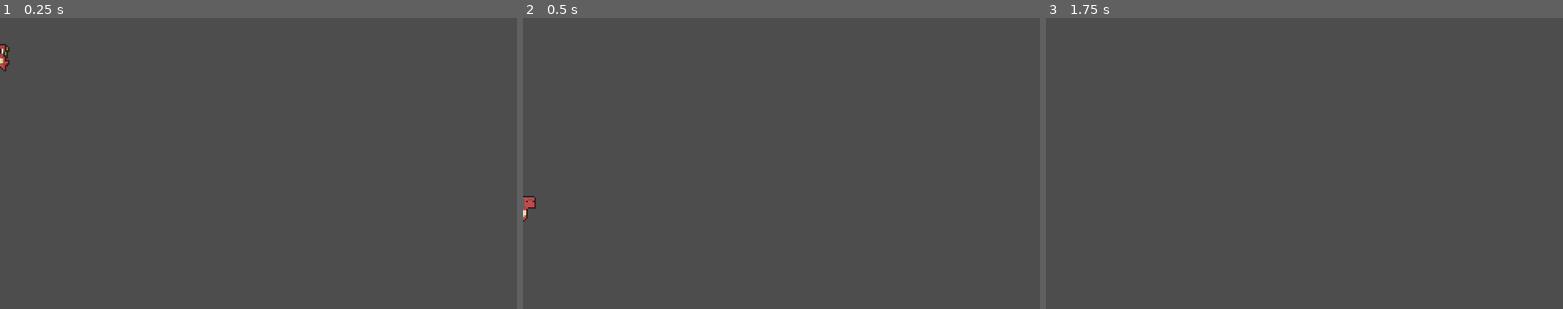
Above: before the commit, frames 1-3 (left to right).
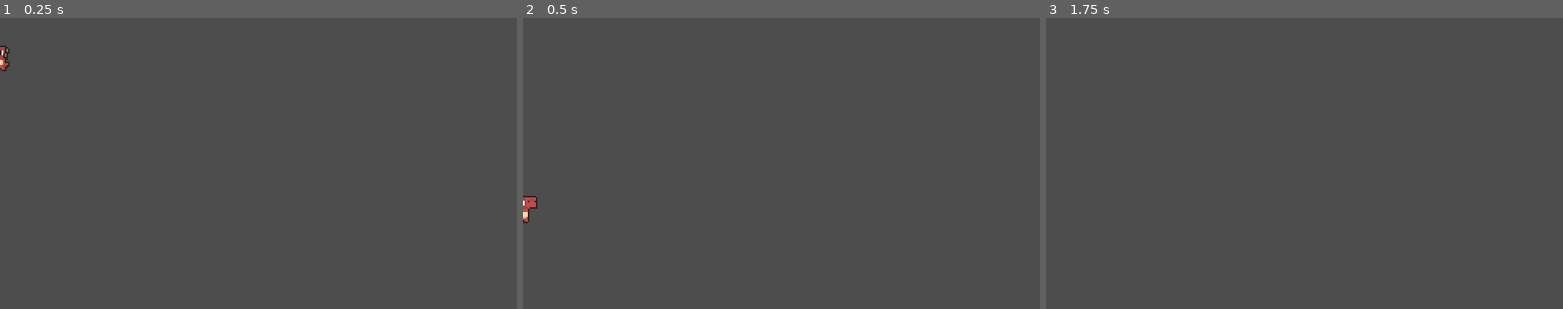
Above: after the commit, the same moments.

Repository: CCV-JamesNye/New-folder-2-
Game: Godot game, scene res://Whole project/Scenes/enemy_mort.tscn
The game is run twice, just before and just after one commit, with the same random seed, the same clock (stepped at 60 frames per second) and the same inputs. This scene is started directly instead of the project's main scene.
Inputs:
- Up to frame 1 (0.25 s): no input
- Up to frame 2 (0.5 s): no input
- Up to frame 3 (1.75 s): hold Right (move_right) from 0.53 s (still down); tap Space (jump) at 0.77, 1.52 s; tap Enter at 1.25 s

The runs differ from the first frame. In frame 1, less than 0.1% of the frame differs, in the area x 0-2%, y 8-19%; in frame 2, 0.1%, in the area x 0-3%, y 61-71%; in frame 3, nothing differs.

Commit message:
Idle timer added

Diff:
--- a/Whole project/Scenes/Mort Scripts/enemy_mort.gd
+++ b/Whole project/Scenes/Mort Scripts/enemy_mort.gd
@@ -5,17 +5,38 @@
 @export var gravity : float = 980.0
 @onready var animated_sprite_2d: AnimatedSprite2D = $AnimatedSprite2D
 @onready var floor_detect: RayCast2D = $FloorDetect
+@onready var player_detector: Area2D = $PlayerDetector
+@export var chase_timer: Timer
+@export var idle_timer: Timer
+
+
 
 var direction : Vector2 = Vector2.RIGHT
 
-enum STATE {IDLE, PATROL}
+enum STATE {IDLE, PATROL, CHASE}
 
-var current_state : STATE = STATE.PATROL
+var current_state : STATE = STATE.IDLE
+
+func _ready() -> void:
+	player_detector.body_entered.connect( _check_for_player)
+	player_detector.body_exited.connect( _player_left )
+	chase_timer.timeout.connect( _stop_chasing )
+
+
 
 func _physics_process(delta: float) -> void:
 	# Add the gravity.
 	if not is_on_floor():
 		velocity.y += gravity * delta
+
+	match current_state:
+		STATE.IDLE:
+			handle_idle()
+		STATE.PATROL:
+			handle_patrol()
+		STATE.CHASE:
+			handle_chase()
+
 	move_and_slide()
 	if !floor_detect.is_colliding():
 		if direction == Vector2.RIGHT:
@@ -29,11 +50,39 @@
 
 
 
+func handle_idle() -> void:
+	idle_timer.start()
+	idle_timer.timeout.connect( _start_patrol )
+	velocity.x=0
+	animated_sprite_2d.play("Idle")
+	pass
 
-func _process(delta: float) -> void:
-	if current_state == STATE.IDLE:
-		velocity=Vector2.ZERO
-		animated_sprite_2d.play("Idle")
-	elif current_state == STATE.PATROL:
-		animated_sprite_2d.play("Walk")
-		velocity.x=direction.x*patrol_speed
+func handle_patrol() -> void:
+	animated_sprite_2d.play("Walk")
+	velocity.x=direction.x*patrol_speed
+
+	pass
+
+func handle_chase() -> void:
+	animated_sprite_2d.play("Walk")
+	velocity.x=direction.x*(patrol_speed*2)
+	pass
+
+
+func _check_for_player ( body : Node2D ) -> void:
+	if body is Player:
+		chase_timer.stop()
+
+		current_state = STATE.CHASE
+
+func _player_left ( body : Node2D ) -> void:
+	if body is Player:
+		chase_timer.start()
+
+
+func _stop_chasing () -> void:
+	current_state = STATE.IDLE
+
+
+func _start_patrol () -> void:
+	current_state = STATE.PATROL
--- a/Whole project/Scenes/enemy_mort.tscn
+++ b/Whole project/Scenes/enemy_mort.tscn
@@ -89,8 +89,13 @@
 "speed": 10.0
 }]
 
-[node name="Enemy Mort" type="CharacterBody2D" unique_id=208952436]
+[sub_resource type="CircleShape2D" id="CircleShape2D_mn4ea"]
+radius = 100.0
+
+[node name="Enemy Mort" type="CharacterBody2D" unique_id=208952436 node_paths=PackedStringArray("chase_timer", "idle_timer")]
 script = ExtResource("1_mn4ea")
+chase_timer = NodePath("ChaseTimer")
+idle_timer = NodePath("IdleTimer")
 
 [node name="CollisionShape2D" type="CollisionShape2D" parent="." unique_id=1115015643]
 position = Vector2(1.5, -8.5)
@@ -105,3 +110,17 @@
 [node name="FloorDetect" type="RayCast2D" parent="." unique_id=795367384]
 position = Vector2(9, 0)
 target_position = Vector2(0, 5)
+
+[node name="PlayerDetector" type="Area2D" parent="." unique_id=744571703]
+collision_layer = 0
+collision_mask = 2
+
+[node name="CollisionShape2D" type="CollisionShape2D" parent="PlayerDetector" unique_id=308076237]
+shape = SubResource("CircleShape2D_mn4ea")
+
+[node name="ChaseTimer" type="Timer" parent="." unique_id=187285999]
+wait_time = 2.0
+one_shot = true
+
+[node name="IdleTimer" type="Timer" parent="." unique_id=828120948]
+one_shot = true
--- a/Whole project/scripts/animatedchar.gd
+++ b/Whole project/scripts/animatedchar.gd
@@ -1,4 +1,5 @@
-extends CharacterBody2D
+class_name Player extends CharacterBody2D
+
 var speed  : float = 150
 
 
